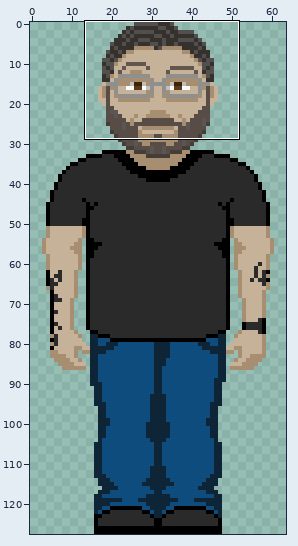
Sprite sheet: images/Joe8Bit.gif. Above: a wide view before the commit, with the close-up outlined.
Close-up. The starting point:
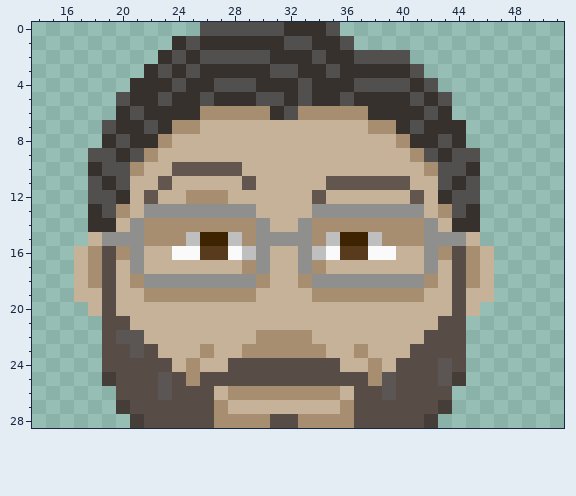
The file is 128x256 pixels, drawn in blocks of 2x2; one block is one cell here. Colours within 5 levels of each other are drawn and written as one. Shown: x 14..51, y 0..28.
And afterwards:
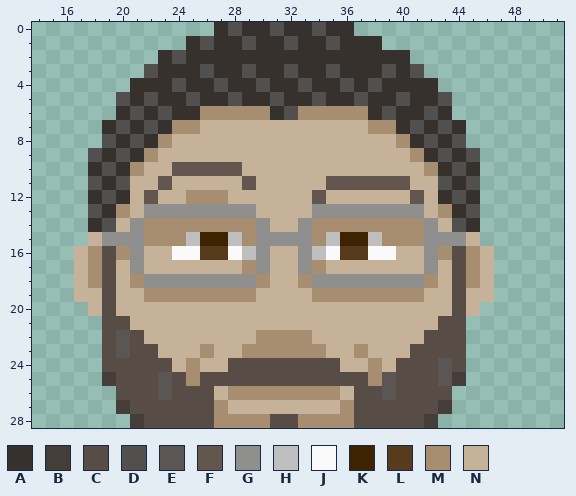
Palette (. is transparent): A #37312e  B #453d37  C #584d46  D #52504f  E #5b5653  F #62564e  G #8f8f8e  H #bfbfbf  J #fbfafa  K #3d2300  L #583b1c  M #a78e71  N #c6b199
Edits made:
Changed rows in their new state; - is an unchanged pixel.
first column x 18:
 0 --------.A-AA---DAA---------
 1 ------.AD--D---A-DAAA-------
 2 --------AAAAA---A--AAAA-----
 3 ----DA-AD--D-A-------D------
 4 ----------AAD-----DA-AA-A---
 5 ----DA-DA-D-A--AD-AD--DA----
 6 -----D---------------D------
 7 -AD----------------------D--
 8 -DAD--------------------DAD-
 9 -ADA--------------------ADA-
10 --A----------------------A--
12 A--------------------------A
13 DA------------------------AD
14 -D------------------------D-
first column x 20:
22 -C
23 EC
Where, in picture pixels (left, top, right, bottom), the same in both close-ups:
changed: (88, 22, 480, 232)
changed: (116, 330, 144, 358)
